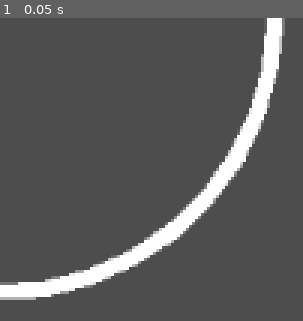
Above: before the commit, frame 1.
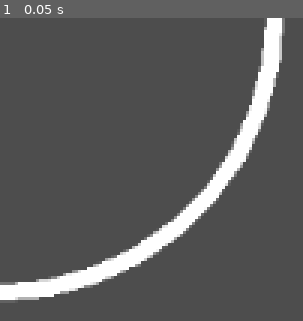
Above: after the commit, the same moment.

Repository: RCJacH/lazer_escape-Godot-game
Game: Godot game, scene res://src/obstacles/bounceable/cave/cave.tscn
Same seed, same stepped clock (60 frames per second), same inputs: the game is played once before the commit and once after it. The project has no main scene, so this scene is started directly.
Inputs:
- Up to frame 1 (0.05 s): no input

The runs differ from the first frame. In frame 1, 0.8% of the frame differs, in the area x 0-94%, y 2-94%.

Commit message:
fix obstacle not freezing

Diff:
--- a/src/obstacles/obstacle.tscn
+++ b/src/obstacles/obstacle.tscn
@@ -4,7 +4,6 @@
 
 [node name="Obstacle" type="StaticBody2D"]
 script = ExtResource("1_pm6rj")
-freeze = false
 
 [node name="Display" type="Polygon2D" parent="."]
 metadata/_edit_lock_ = true
